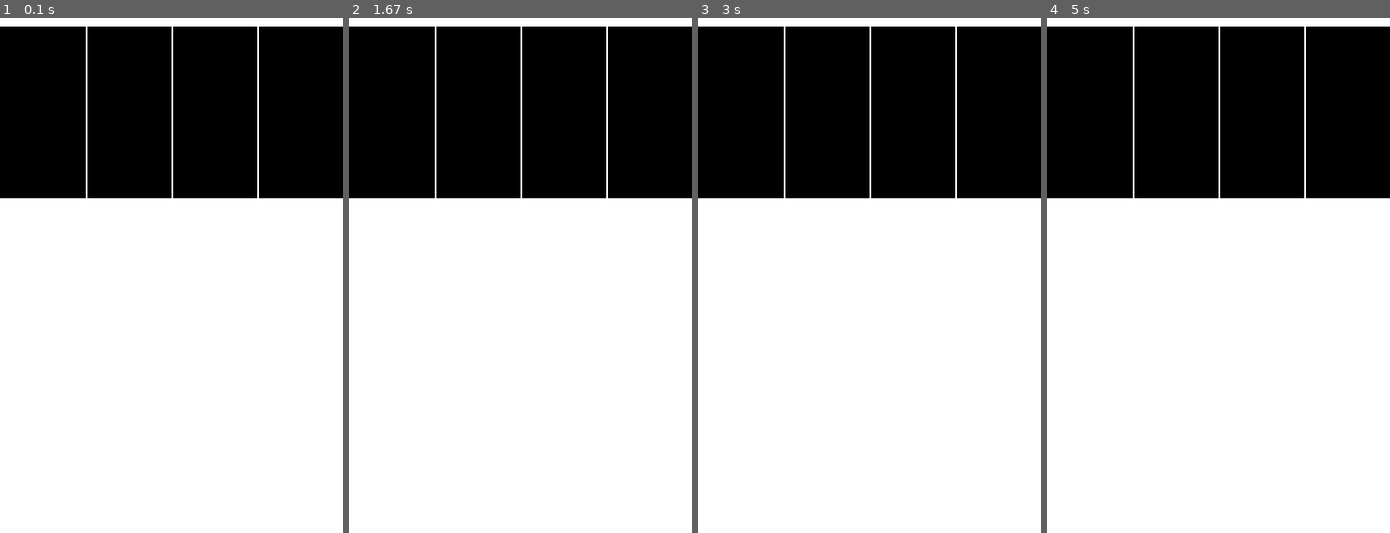
Above: before the commit, frames 1-4 (left to right).
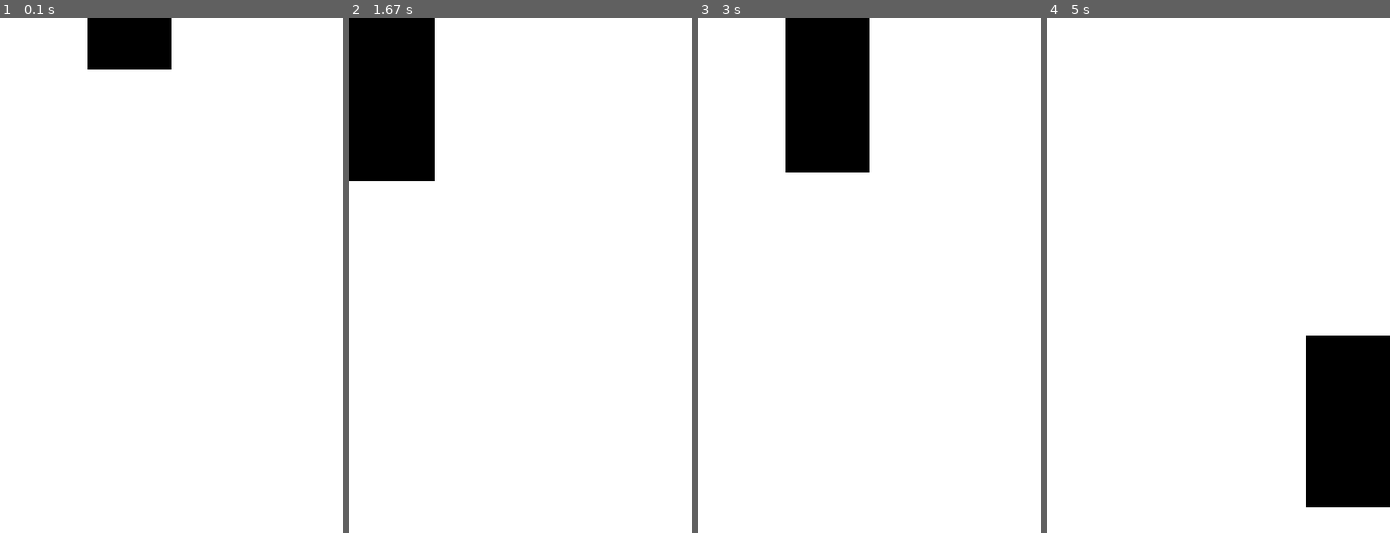
Above: after the commit, the same moments.

Repository: natitek/piano_tiles_pygame
Game: pygame game, started from main.py
Two runs of this game, one before a commit and one after it. Both use one fixed random seed, a clock stepped at 60 frames per second and the inputs below.
Inputs:
- Up to frame 1 (0.1 s): no input
- Up to frame 2 (1.67 s): no input
- Up to frame 3 (3 s): no input
- Up to frame 4 (5 s): no input

The runs differ from the first frame. In frame 1, 31% of the frame differs, in the area x 0-100%, y 0-35%; in frame 2, 26%; in frame 3, 26%; in frame 4, 41%, in the area x 0-100%, y 1-95%.

Commit message:
tiles generation

Diff:
--- a/main.py
+++ b/main.py
@@ -1,5 +1,6 @@
 # Example file showing a basic pygame "game loop"
 import pygame
+import random
 from tiles import Tile
 screen_width = 400
 screen_height = 600
@@ -12,21 +13,17 @@
 clock = pygame.time.Clock()
 running = True
 
-def update_GFX():
-    x = 0
-    while x < 4:
-        newTile = Tile((x*100),0,100)
-        x += 1
-        tilesGroup.add(newTile)
-        newTile.update()
-        tilesGroup.draw(screen)
-        continue
+
+
+
+
 def draw_lines():
     for x in range(1,4):
         pygame.draw.lines(screen,"white",True,[(100*x,0),(100*x,screen_height)],2)
 
 # newTile = Tile(0,0,100)
 tilesGroup = pygame.sprite.Group()
+newTile = Tile((100) or (200),-200,100)
 while running:
     # poll for events
     # pygame.QUIT event means the user clicked X to close your window
@@ -38,8 +35,14 @@
 
     # fill the screen with a color to wipe away anything from last frame
     screen.fill("white")
+    if newTile.rect.y > screen_height:
+        x = random.randrange(0,4)
+        newTile = newTile = Tile((100*x),-200,100)
 
-    update_GFX()
+    tilesGroup.add(newTile)
+
+    newTile.update()
+    tilesGroup.draw(screen)
     draw_lines()
 
     # RENDER YOUR GAME HERE
